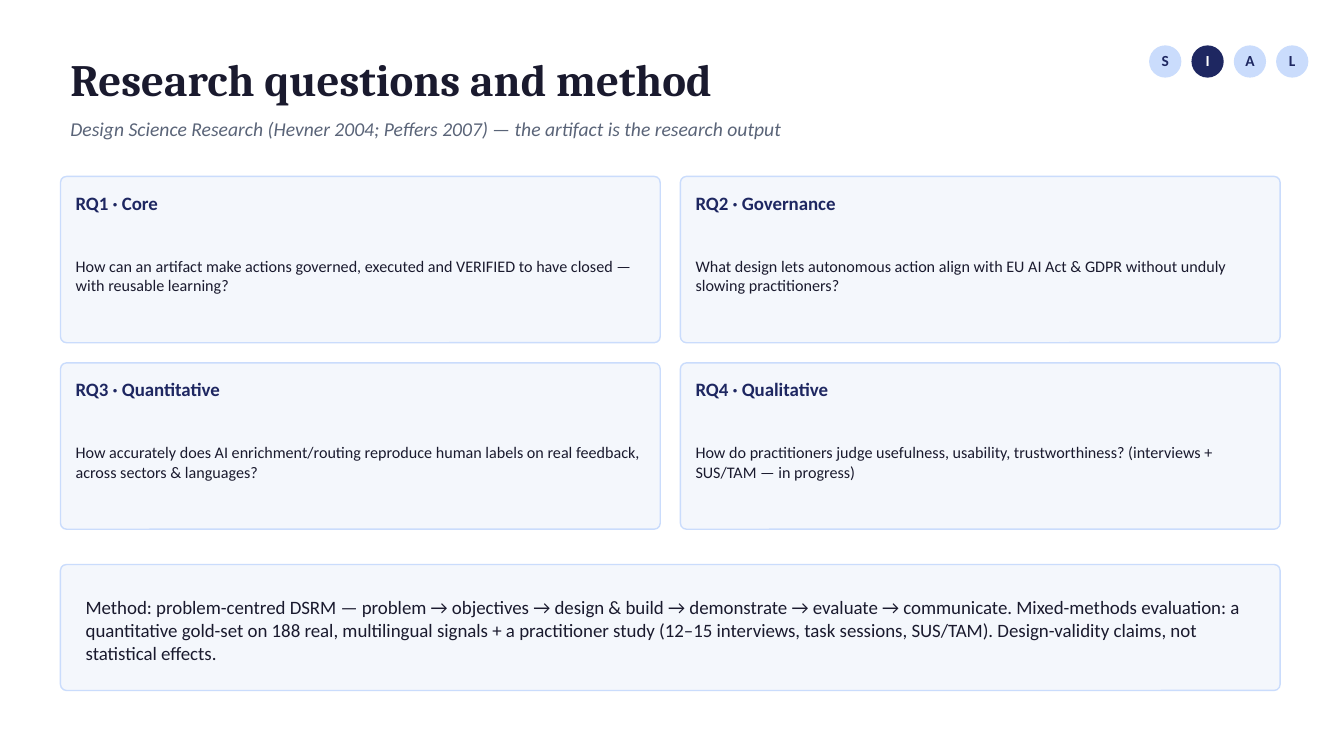
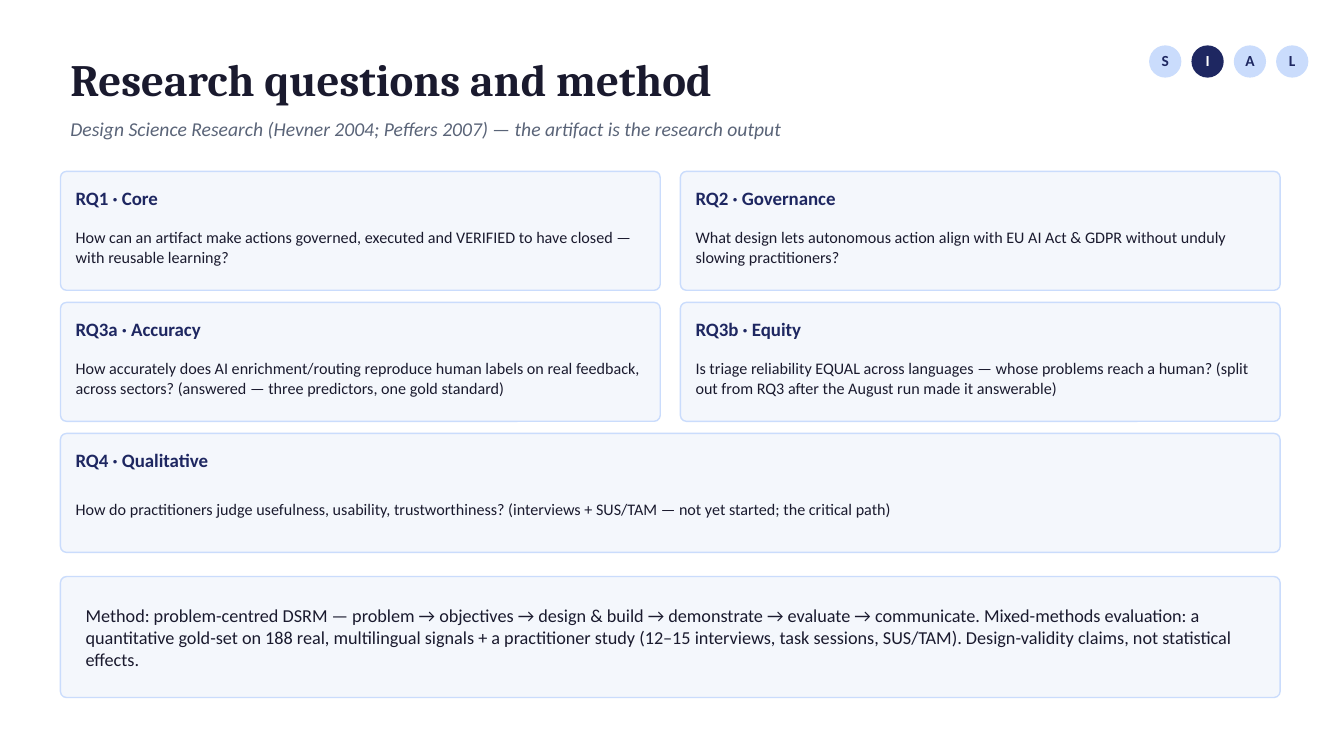
Before and after one commit to fogu13/CLARA, a slide deck: slide 3 of thesis/defense/defense_deck.pptx. Drawn at 1344x756 pixels with LibreOffice and Linux fonts; fonts in the diff are those of the drawing. Boxes give left, top, right and bottom in pixels: in the first picture for what was removed or moved away, otherwise in the second. Text is boxed around its words. In the diff, an @@ line names an element or a change of style, - is before the commit and + after.

```diff
--- a/thesis/defense/defense_deck.pptx
+++ b/thesis/defense/defense_deck.pptx
@@ rounded rectangle: place and size @@
-rounded rectangle at (60,176,660,343)
+rounded rectangle at (60,171,660,290)
@@ rounded rectangle: place and size @@
-rounded rectangle at (681,176,1280,343)
+rounded rectangle at (681,171,1280,290)
@@ text "RQ1 · Core": place and size @@
-text "RQ1 · Core" at (76,197,158,213)
+text "RQ1 · Core" at (76,192,158,208)
@@ text "RQ2 · Governance": place and size @@
-text "RQ2 · Governance" at (696,197,836,213)
+text "RQ2 · Governance" at (696,192,836,208)
@@ text "How can an artifact make ...": place and size @@
-text "How can an artifact make ..." at (76,260,613,294)
+text "How can an artifact make ..." at (76,231,613,266)
@@ text "What design lets autonomous action ...": place and size @@
-text "What design lets autonomous action ..." at (696,260,1226,294)
+text "What design lets autonomous action ..." at (696,231,1226,266)
@@ rounded rectangle: place and size @@
-rounded rectangle at (60,363,660,529)
+rounded rectangle at (60,302,660,421)
@@ text at (76,323,201,339): text changed @@
-RQ3 · Quantitative
+RQ3a · Accuracy
@@ rounded rectangle: place and size @@
-rounded rectangle at (681,363,1280,529)
+rounded rectangle at (681,302,1280,421)
@@ text added at (696,322,801,339), 13.5 pt, text #1E2761, bold @@
+RQ3b · Equity
@@ text at (76,362,639,397): text changed @@
-How accurately does AI enrichment/routing reproduce human labels on real feedback, across sectors & languages?
+How accurately does AI enrichment/routing reproduce human labels on real feedback, across sectors? (answered — three predictors, one gold standard)
@@ text added at (696,362,1248,397), 11.5 pt, text #1A1A2E @@
+Is triage reliability EQUAL across languages — whose problems reach a human? (split out from RQ3 after the August run made it answerable)
@@ proportions changed in 5 elements at (60,171,660,290), (681,171,1280,290), (60,302,660,421), (681,302,1280,421), (60,434,1280,553) @@
@@ rounded rectangle: place and size @@
-rounded rectangle at (60,565,1280,691)
+rounded rectangle at (60,434,1280,553)
@@ text "RQ4 · Qualitative": place and size @@
-text "RQ4 · Qualitative" at (696,382,828,399)
+text "RQ4 · Qualitative" at (76,453,208,470)
@@ text at (76,503,891,518): text changed @@
-How do practitioners judge usefulness, usability, trustworthiness? (interviews + SUS/TAM — in progress)
+How do practitioners judge usefulness, usability, trustworthiness? (interviews + SUS/TAM — not yet started; the critical path)
@@ rounded rectangle added at (60,577,1280,698), fill #F4F7FC, outline #CADCFC 1 pt @@
@@ text "Method: problem-centred DSRM — problem ...": place and size @@
-text "Method: problem-centred DSRM — problem ..." at (86,601,1239,660)
+text "Method: problem-centred DSRM — problem ..." at (86,609,1231,666)
@@ text "Method: problem-centred DSRM — problem ..." at (86,609,1231,666): size 13.5 to 13 pt @@
```
Also in this commit, not shown: 10 other slides changed, 2 slides added, 1 other file.
